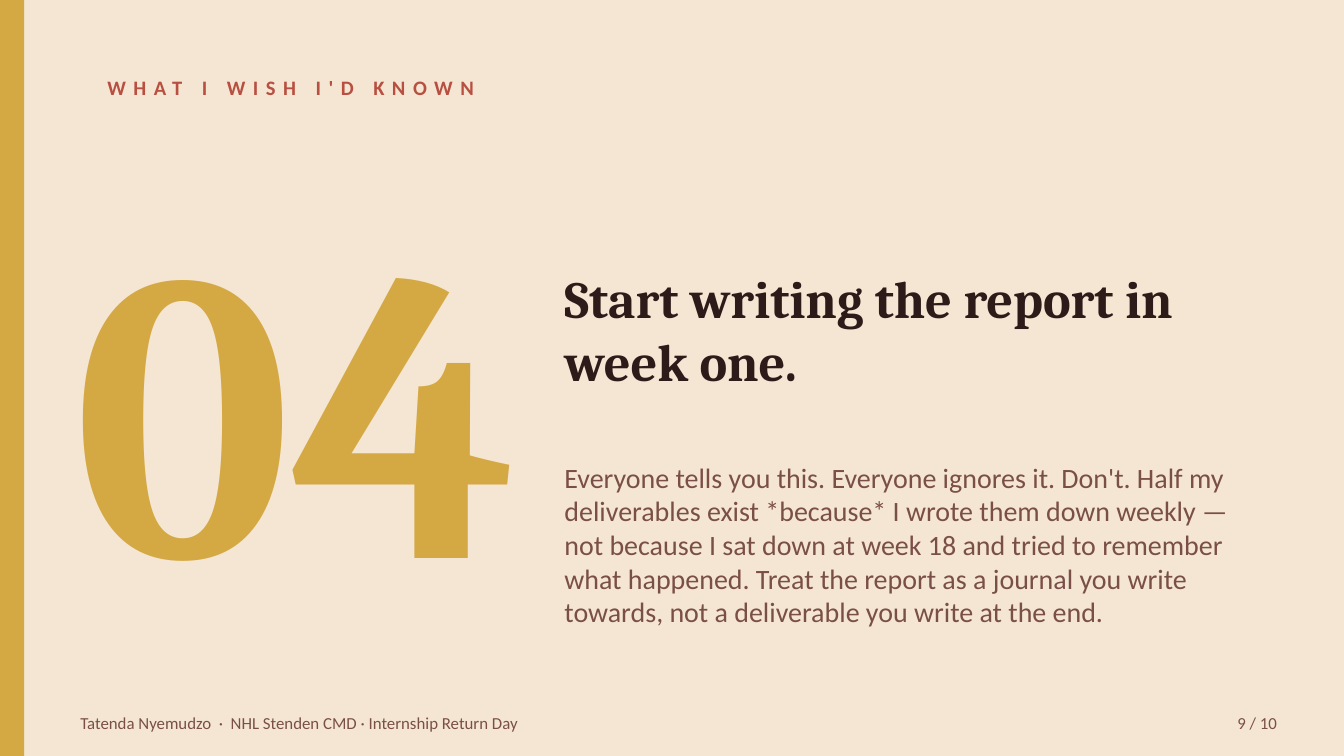
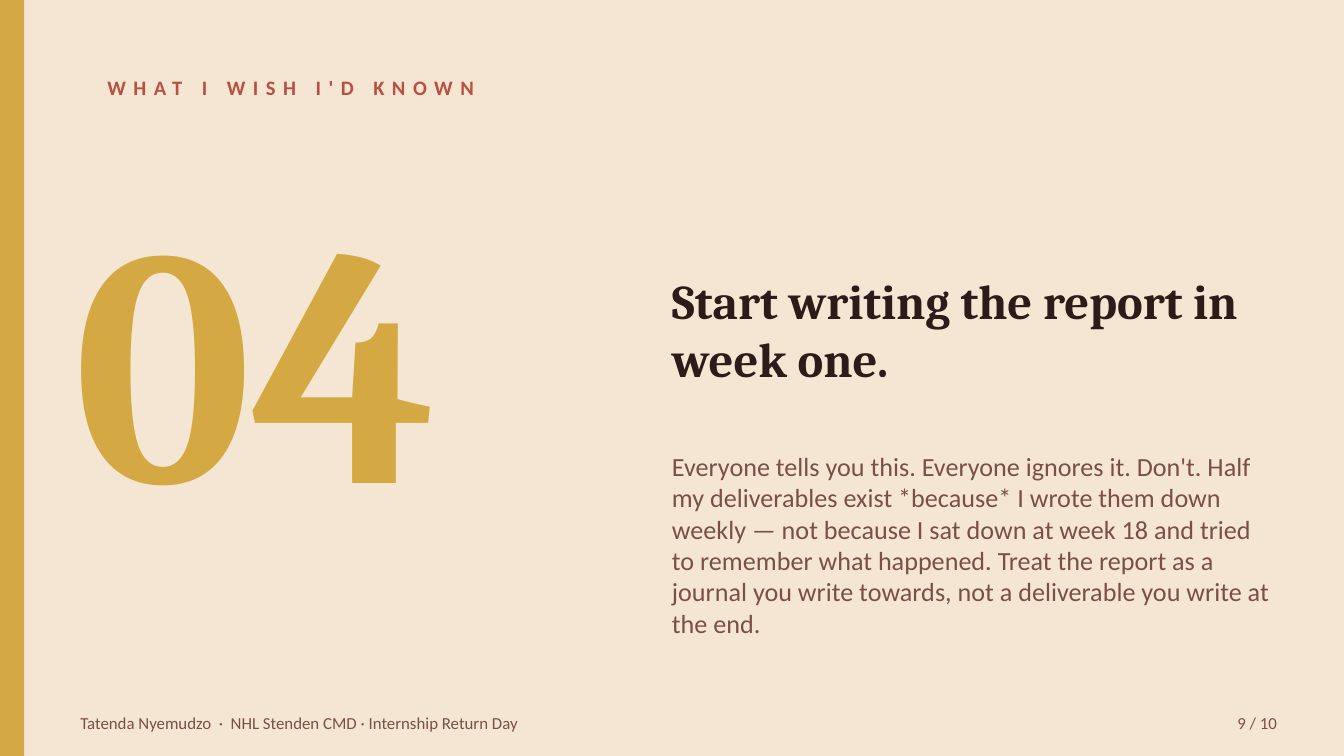
Before and after one commit to muudzo/livestockl, a slide deck: slide 9 of deliverables/internship-return/internship-return-day.pptx. Drawn at 1344x756 pixels with LibreOffice and Linux fonts; fonts in the diff are those of the drawing. Boxes give left, top, right and bottom in pixels: in the first picture for what was removed or moved away, otherwise in the second. Text is boxed around its words. In the diff, an @@ line names an element or a change of style, - is before the commit and + after.

```diff
--- a/deliverables/internship-return/internship-return-day.pptx
+++ b/deliverables/internship-return/internship-return-day.pptx
@@ text "04" at [74,254,439,486]: size 220 to 180 pt @@
@@ text "Start writing the report in ...": place and size @@
-text "Start writing the report in ..." at [564,281,1173,382]
+text "Start writing the report in ..." at [672,285,1237,378]
@@ text "Start writing the report in ..." at [672,285,1237,378]: size 28 to 26 pt @@
@@ text "Everyone tells you this. Everyone ...": place and size @@
-text "Everyone tells you this. Everyone ..." at [564,468,1223,627]
+text "Everyone tells you this. Everyone ..." at [672,458,1269,633]
@@ text "Everyone tells you this. Everyone ..." at [672,458,1269,633]: size 15 to 14 pt @@
```
Also in this commit, not shown: 3 other slides changed, 1 other file.
